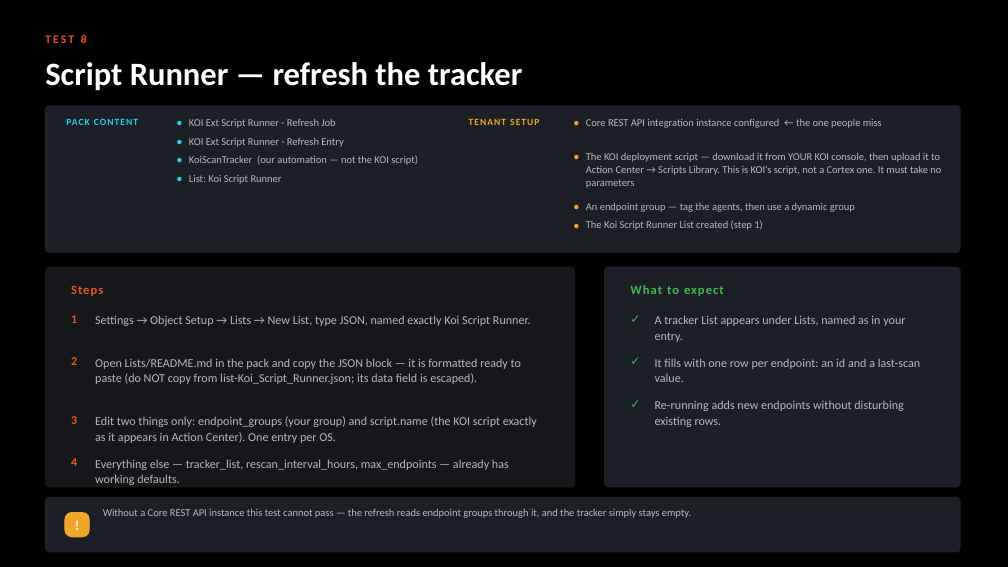
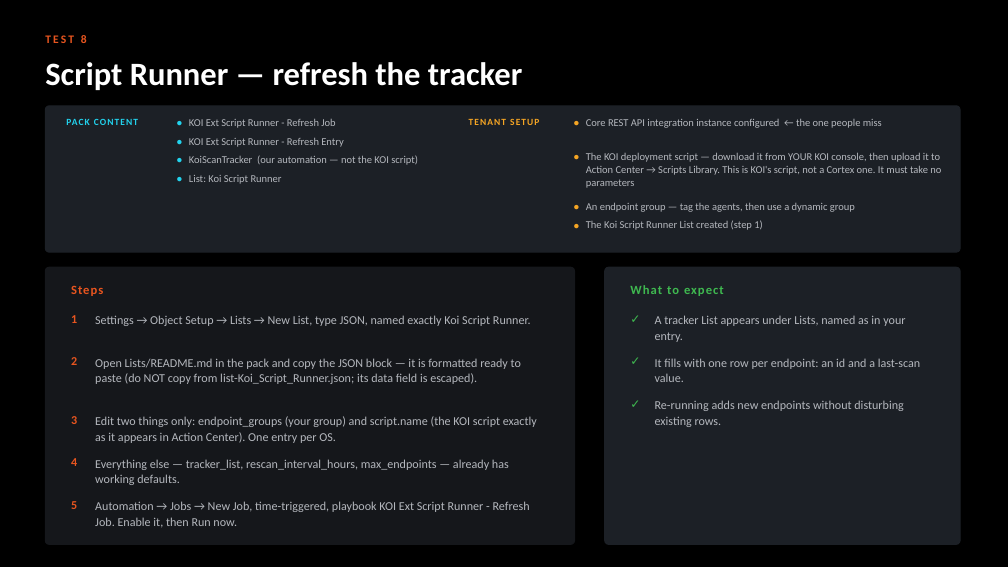
Before and after one commit to ayman-m/koi-xsiam-markeplacepack, a slide deck: slide 12 of docs/KOI_Marketplace_Pack_Test_Guide.pptx. Drawn at 1008x567 pixels with LibreOffice and Linux fonts; fonts in the diff are those of the drawing. Boxes give left, top, right and bottom in pixels: in the first picture for what was removed or moved away, otherwise in the second. Text is boxed around its words. In the diff, an @@ line names an element or a change of style, - is before the commit and + after.

```diff
--- a/docs/KOI_Marketplace_Pack_Test_Guide.pptx
+++ b/docs/KOI_Marketplace_Pack_Test_Guide.pptx
@@ rounded rectangle resized from (x1=45, y1=268, x2=575, y2=487) to (x1=45, y1=268, x2=575, y2=545) @@
@@ rounded rectangle at (x1=45, y1=268, x2=575, y2=545): proportions changed @@
@@ rounded rectangle at (x1=605, y1=268, x2=960, y2=545): proportions changed @@
@@ rounded rectangle resized from (x1=605, y1=268, x2=960, y2=487) to (x1=605, y1=268, x2=960, y2=545) @@
@@ rounded rectangle removed at (x1=45, y1=498, x2=960, y2=552) @@
@@ text removed at (x1=103, y1=509, x2=691, y2=518) @@
-Without a Core REST API instance this test cannot pass — the refresh reads endpoint groups through it, and the tracker simply stays empty.
@@ rounded rectangle removed at (x1=65, y1=513, x2=89, y2=537) @@
@@ text removed at (x1=65, y1=513, x2=89, y2=537) @@
-!
```
Also in this commit, not shown: 11 other slides changed, 1 slide removed, 2 other files.
